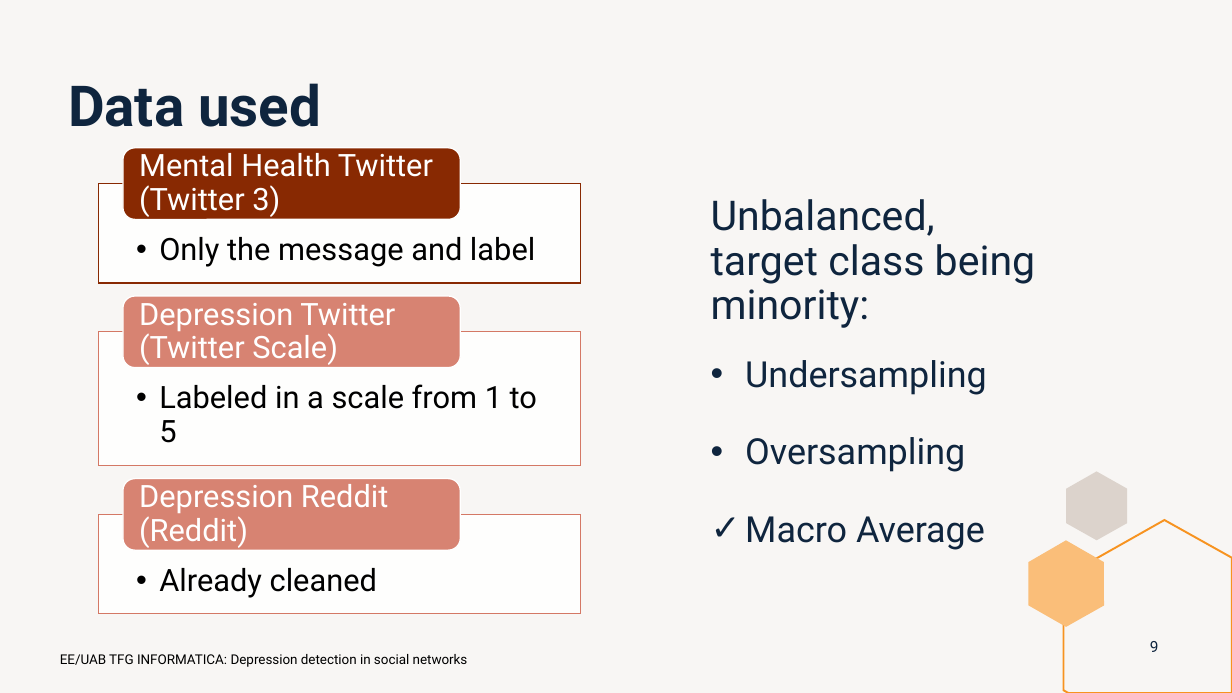
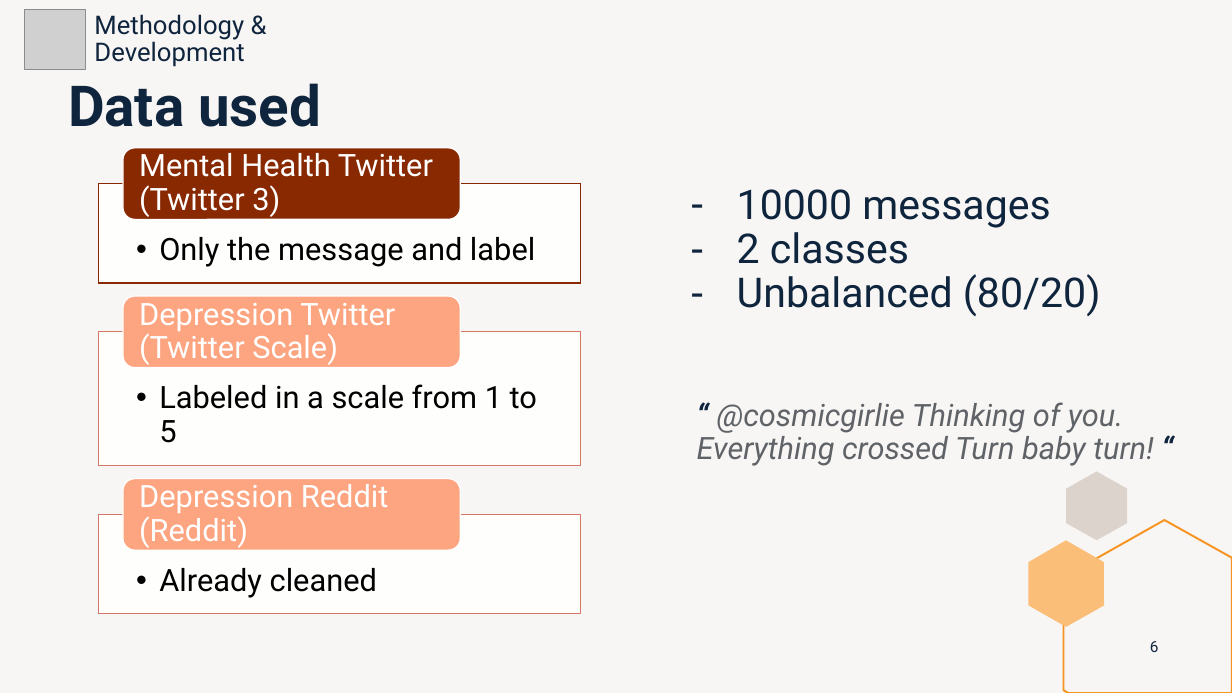
Before and after one commit to marti1999/TFG, a slide deck: slide 6 of informes/entrega final/presentation.pptx (slide 9 before the commit). Drawn at 1232x693 pixels with LibreOffice and Linux fonts; fonts in the diff are those of the drawing; grey boxes stand for pictures. Boxes give left, top, right and bottom in pixels: in the first picture for what was removed or moved away, otherwise in the second. Text is boxed around its words. In the diff, an @@ line names an element or a change of style, - is before the commit and + after.

```diff
--- a/informes/entrega final/presentation.pptx
+++ b/informes/entrega final/presentation.pptx
@@ picture added at [25, 9, 85, 70] @@
@@ text added at [94, 14, 244, 67], 20 pt, text #0F253E @@
+Methodology & Development
@@ text at [737, 189, 1101, 316]: text changed; size 28 to 32 pt @@
-Unbalanced,
-target class being minority:
-• Undersampling
-• Oversampling
-✓ Macro Average
+– 10000 messages
+– 2 classes
+– Unbalanced (80/20)
@@ rounded rectangle at [123, 296, 460, 367]: fill #D78373 to #FDA480 @@
@@ text added at [697, 402, 1154, 466], 24 pt, text #5F6368, italic @@
+“ @cosmicgirlie Thinking of you. Everything crossed Turn baby turn! “
@@ rounded rectangle at [123, 479, 460, 550]: fill #D78373 to #FDA480 @@
@@ text removed at [60, 654, 468, 667] @@
-EE/UAB TFG INFORMATICA: Depression detection in social networks
@@ page number at [1150, 641, 1159, 652]: text changed @@
-9
+6
```
Also in this commit, not shown: 13 other slides changed, 11 slides added, 11 slides removed, 1 other file.
